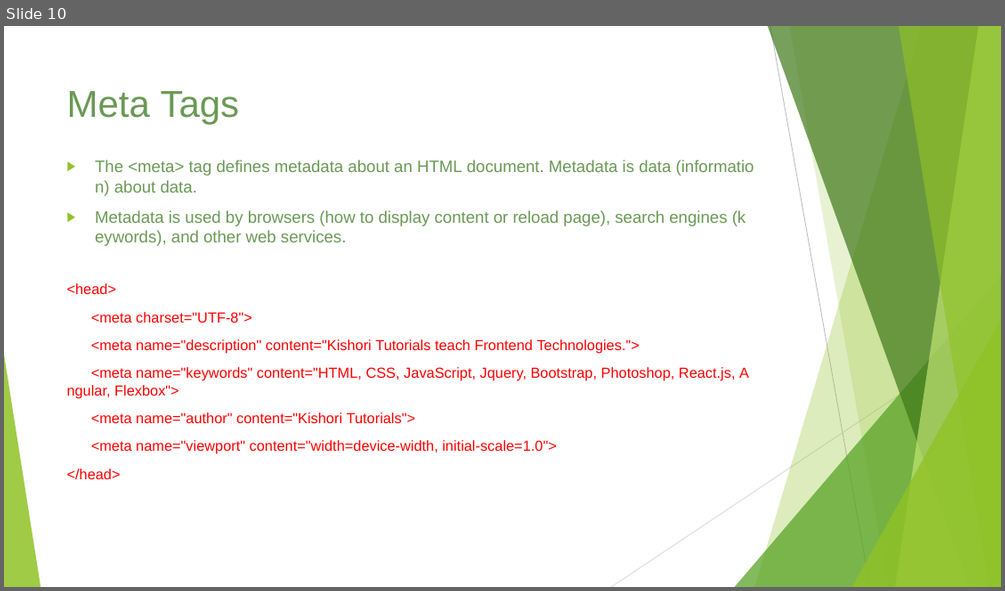
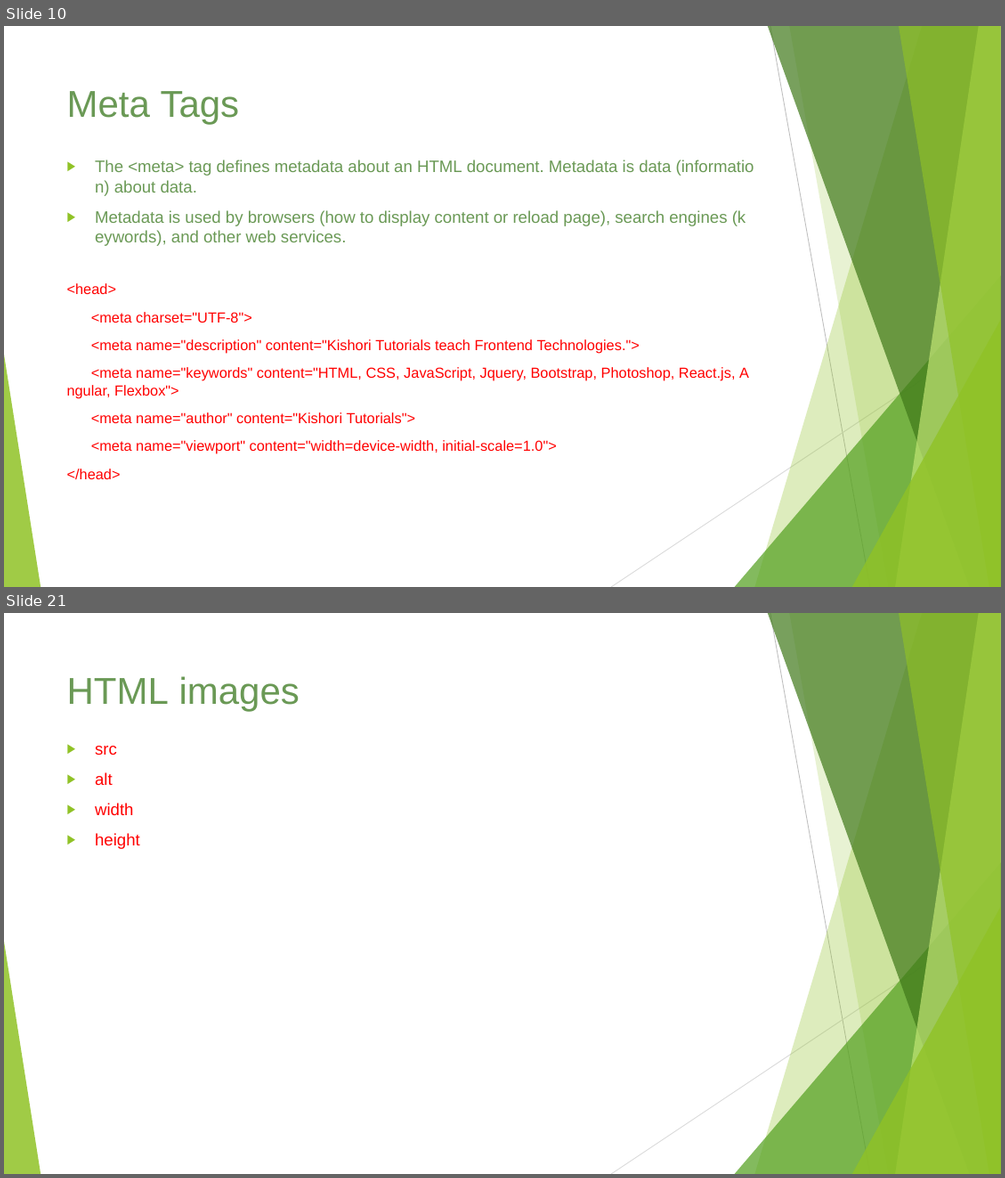
Before and after one commit to ameysawant/webdesigncourse, a slide deck: Web Design Course.pptx. Shown one above the other, each under a label of ours: slide 10 before the commit, slides 10 and 21 after it; the slides between them are not shown. The pictures are 1005x591 and 1005x1178 pixels, drawn with LibreOffice and Linux fonts; fonts in the diff are those of the drawing. Boxes give left, top, right and bottom in pixels: in the first picture for what was removed or moved away, otherwise in the second. Text is boxed around its words. In the diff, an @@ line names an element or a change of style, - is before the commit and + after.

```diff
--- a/Web Design Course.pptx
+++ b/Web Design Course.pptx
@@ slide 21 added at (4, 613, 1001, 1174), background #FFFFFF; not listed: 10 template elements that a slide beside it also shows @@
@@ title added at (67, 676, 299, 711), 36 pt, text #6A9955 @@
+HTML images
@@ text added at (95, 746, 140, 849), 16 pt, text #FF0000 @@
+▶ src
+▶ alt
+▶ width
+▶ height
```
Also in this commit, not shown: 6 slides changed, 23 other slides added, 6 other files.
